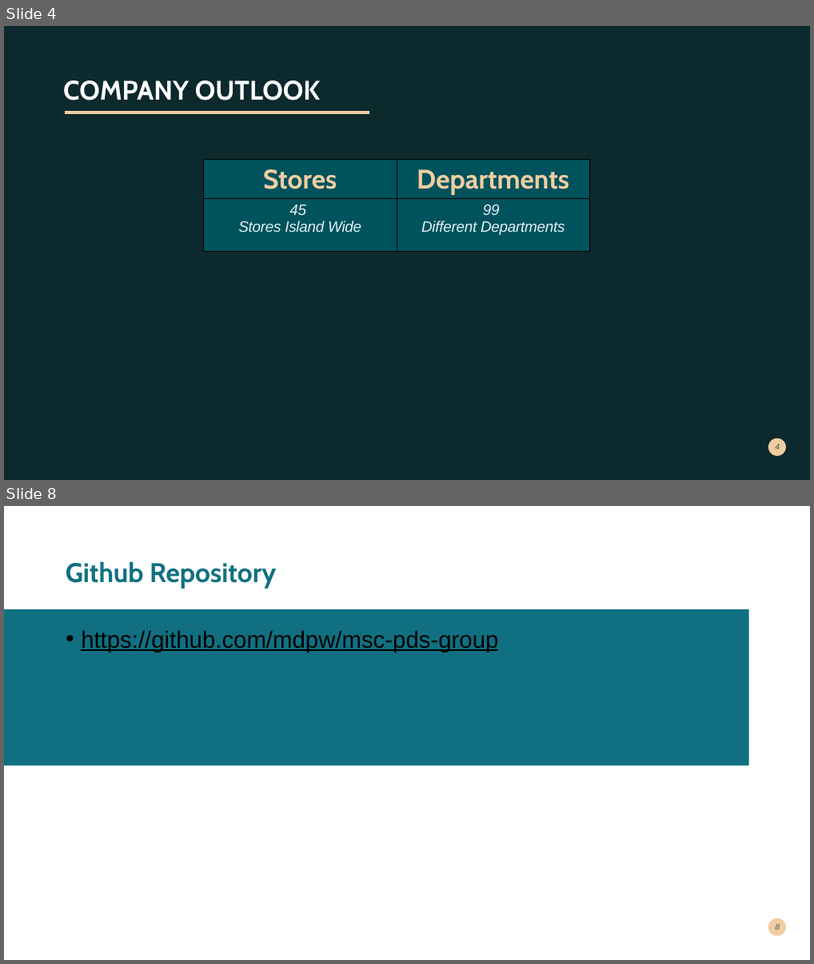
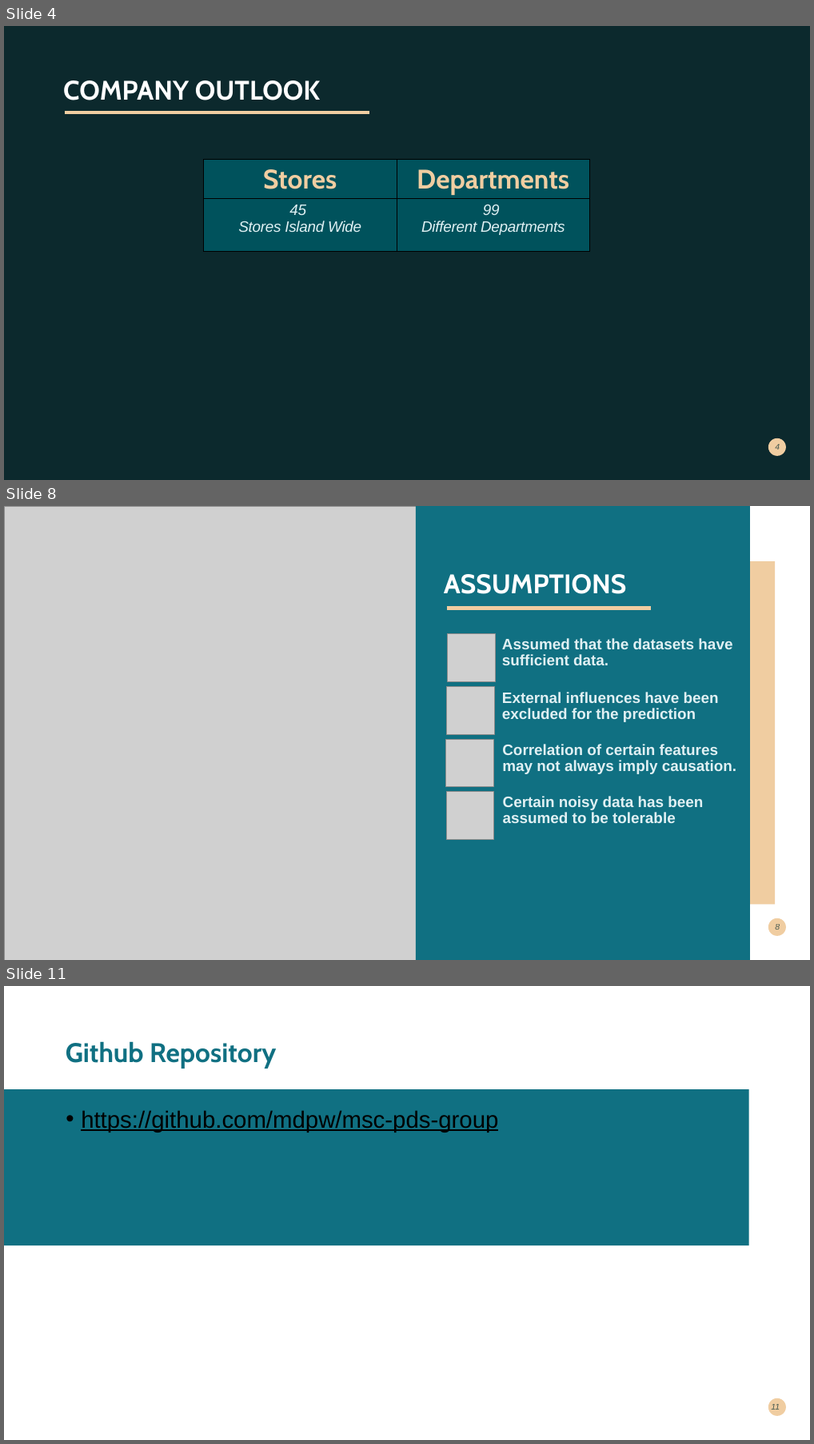
Before and after one commit to mdpw/msc-pds-group, a slide deck: presentation/monthly-sales-forecasting.pptx. Shown one above the other, each under a label of ours: slides 4 and 8 before the commit, slides 4, 8 and 11 after it; the slides between them are not shown. The pictures are 814x964 and 814x1444 pixels, drawn with LibreOffice and Linux fonts; fonts in the diff are those of the drawing; grey boxes stand for pictures; background and template pictures are left out; a plain dark background stands for a picture behind light text. Boxes give left, top, right and bottom in pixels: in the first picture for what was removed or moved away, otherwise in the second. Text is boxed around its words. In the diff, an @@ line names an element or a change of style, - is before the commit and + after.

Commit message:
07_Added_Slides_for_Challenges_and_Assumptions

```diff
--- a/presentation/monthly-sales-forecasting.pptx
+++ b/presentation/monthly-sales-forecasting.pptx
@@ slide 8 added at <box>4,506,810,960</box>, background #FFFFFF; not listed: 1 template element that a slide beside it also shows @@
@@ picture added at <box>4,506,418,960</box> @@
@@ freeform shape added at <box>416,506,750,960</box>, fill #107082 @@
@@ title added at <box>444,574,627,594</box>, 32 pt, text #FFFFFF, bold @@
+ASSUMPTIONS
@@ freeform shape added at <box>557,561,776,904</box>, fill #F0CDA1 @@
@@ freeform shape added at <box>447,605,650,608</box>, outline #F0CDA1 4.32 pt @@
@@ picture added at <box>447,634,495,681</box> @@
@@ text added at <box>502,638,733,665</box>, 18 pt, text #E0F0F3, bold @@
+Assumed that the datasets have sufficient data.
@@ picture added at <box>447,687,494,735</box> @@
@@ text added at <box>502,692,719,722</box>, 18 pt, text #E0F0F3, bold @@
+External influences have been excluded for the prediction
@@ picture added at <box>446,739,494,787</box> @@
@@ text added at <box>502,744,737,774</box>, 18 pt, text #E0F0F3, bold @@
+Correlation of certain features may not always imply causation.
@@ picture added at <box>447,792,494,840</box> @@
@@ text added at <box>503,796,703,823</box>, 18 pt, text #E0F0F3, bold @@
+Certain noisy data has been assumed to be tolerable
@@ page number added at <box>775,924,780,929</box>, 10 pt, text #00292E at 70% opacity, italic @@
+8
@@ what was slide 8 is now slide 11 @@
@@ page number at <box>771,1404,780,1409</box>: text changed @@
-8
+11
```
Also in this commit, not shown: 1 slide changed, 2 other slides added.
